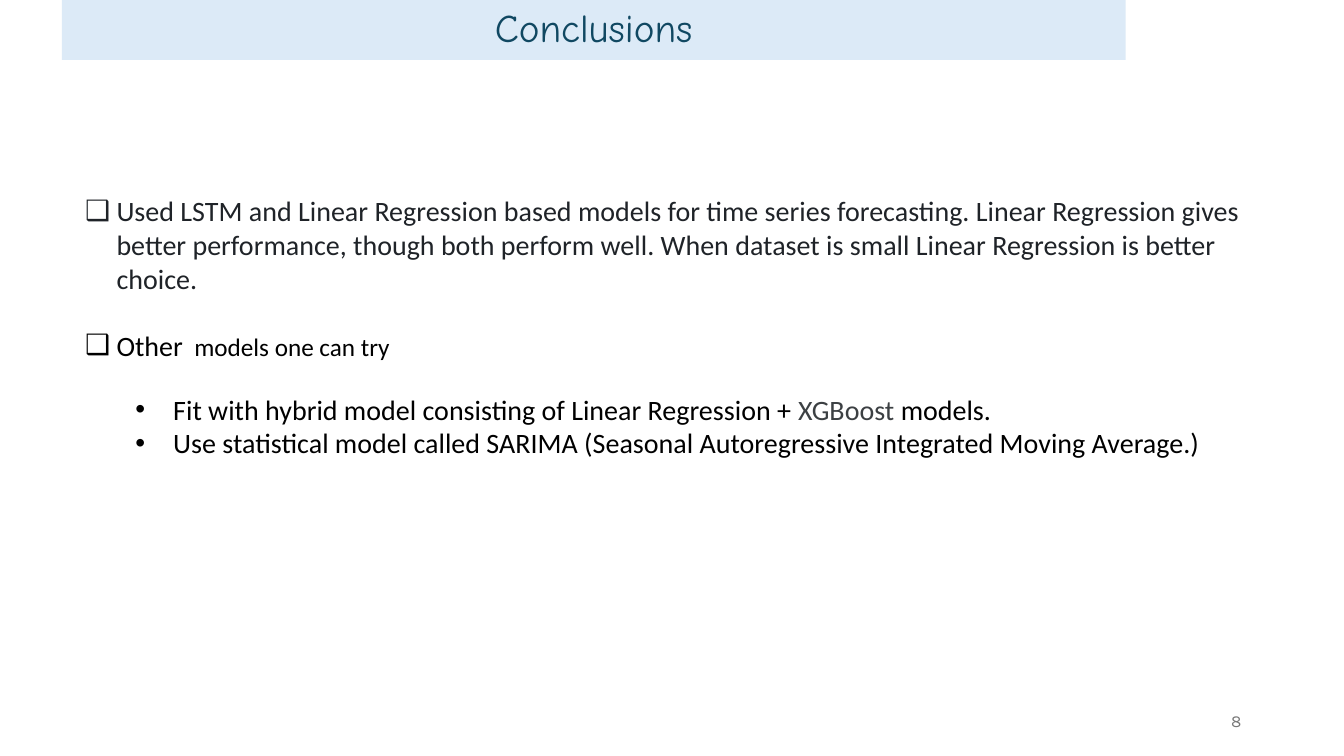
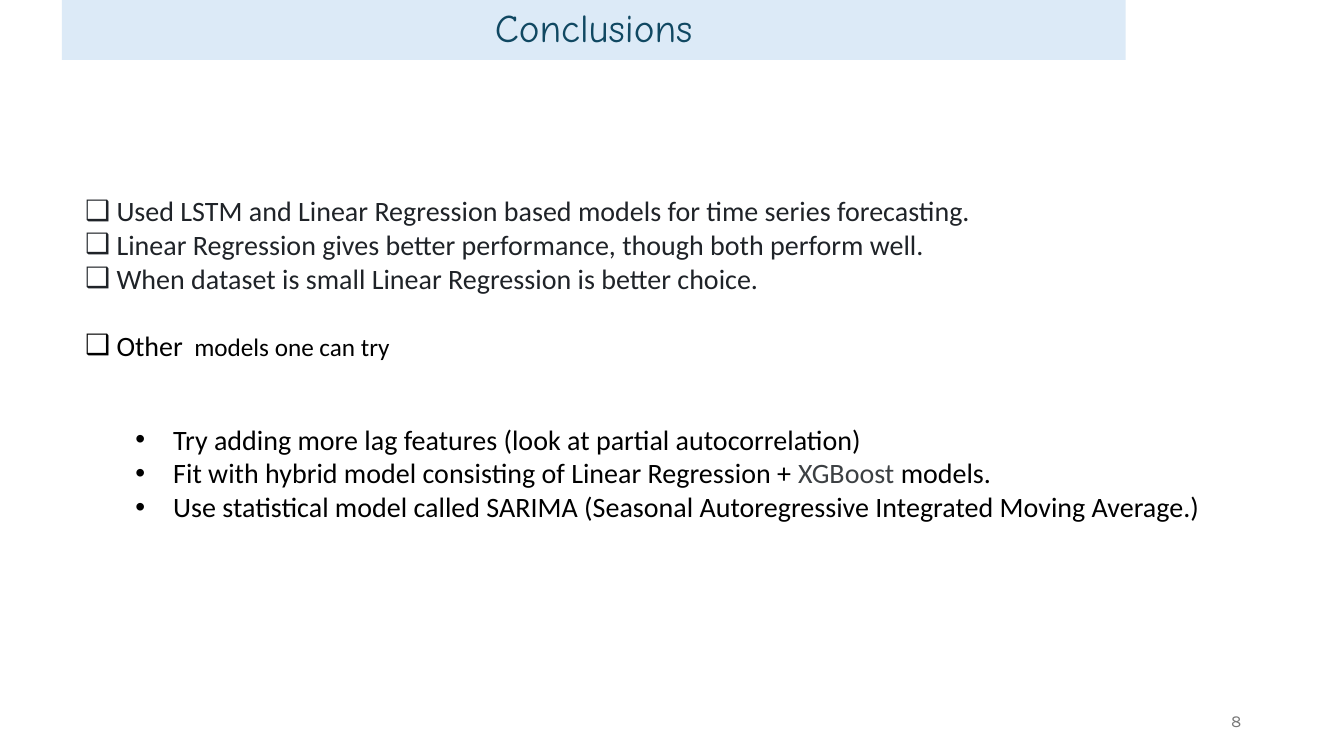
Before and after one commit to mariana-khach/Data_Science_projects, a slide deck: slide 8 of Clothing_sales_timeseries/Clothing_sales_timeseries_forecasting.pptx. Drawn at 1344x756 pixels with LibreOffice and Linux fonts; fonts in the diff are those of the drawing. Boxes give left, top, right and bottom in pixels: in the first picture for what was removed or moved away, otherwise in the second. Text is boxed around its words. In the diff, an @@ line names an element or a change of style, - is before the commit and + after.

```diff
--- a/Clothing_sales_timeseries/Clothing_sales_timeseries_forecasting.pptx
+++ b/Clothing_sales_timeseries/Clothing_sales_timeseries_forecasting.pptx
@@ text at [117, 201, 969, 294]: text changed @@
-❑ Used LSTM and Linear Regression based models for time series forecasting. Linear Regression gives better performance, though both perform well. When dataset is small Linear Regression is better choice.
+❑ Used LSTM and Linear Regression based models for time series forecasting.
+❑ Linear Regression gives better performance, though both perform well.
+❑ When dataset is small Linear Regression is better choice.
@@ text at [173, 429, 861, 455]: paragraph added @@
+  • Try adding more lag features (look at partial autocorrelation)
```
Also in this commit, not shown: 2 other slides changed, 1 other file.
